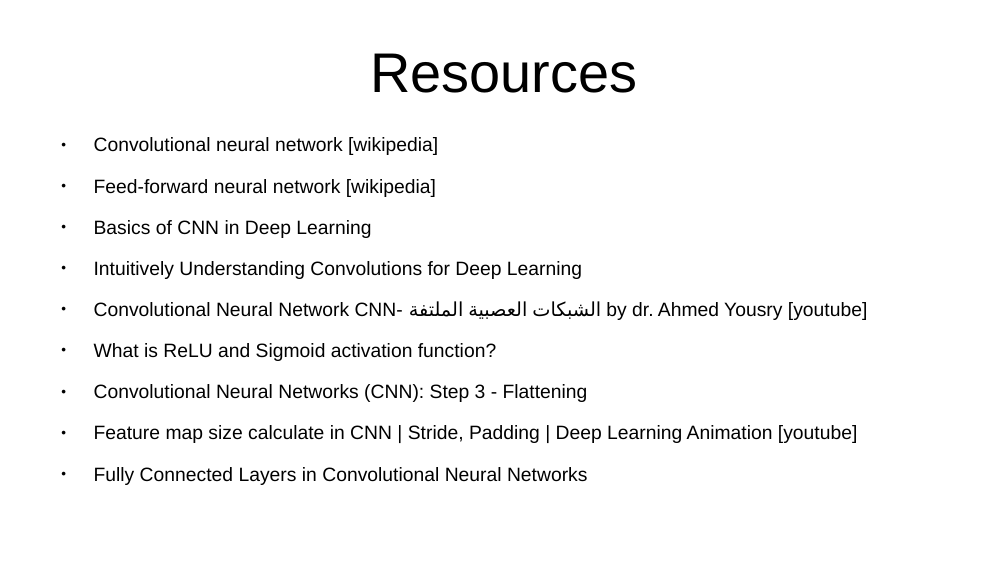
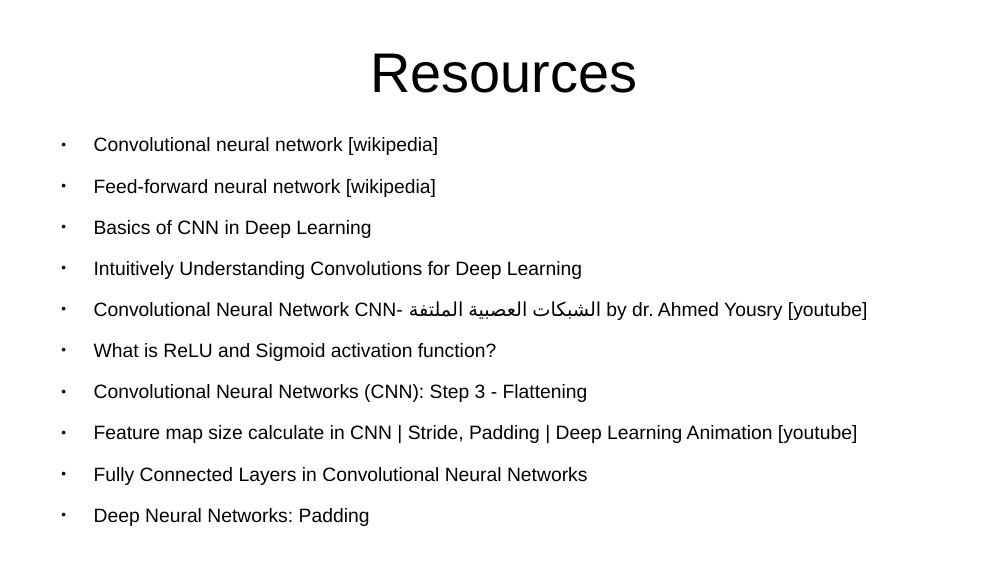
Before and after one commit to MoatasemGamal/ConvNN, a slide deck: slide 22 of CNN.odp (slide 21 before the commit). Drawn at 1008x567 pixels with LibreOffice and Linux fonts; fonts in the diff are those of the drawing. Boxes give left, top, right and bottom in pixels: in the first picture for what was removed or moved away, otherwise in the second. Text is boxed around its words. In the diff, an @@ line names an element or a change of style, - is before the commit and + after.

```diff
--- a/CNN.odp
+++ b/CNN.odp
@@ text at (x1=94, y1=508, x2=370, y2=526): paragraph added @@
+● Deep Neural Networks: Padding
```
Also in this commit, not shown: 1 slide added, 1 other file.
